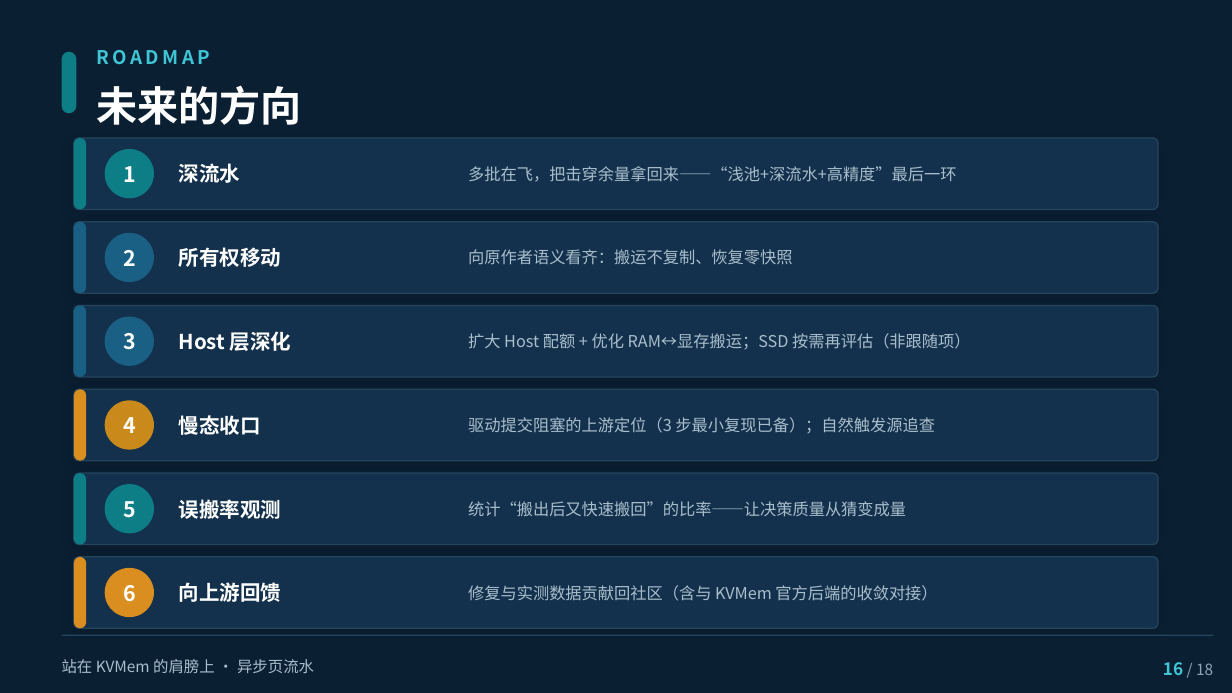
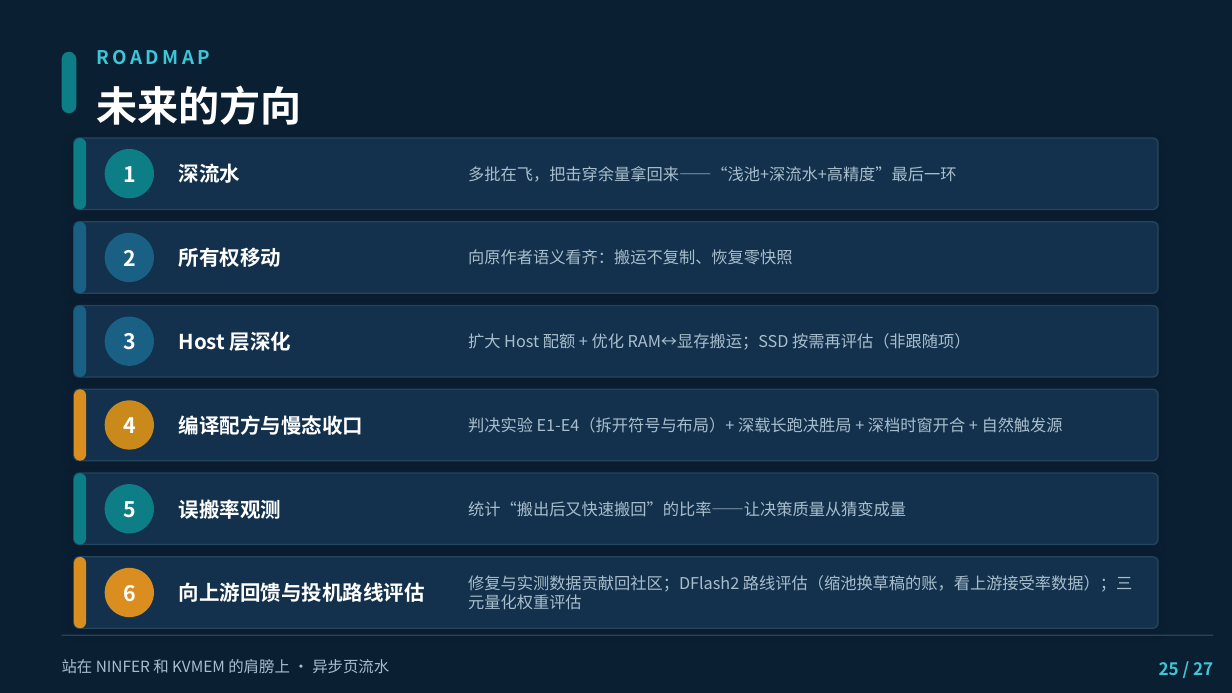
Before and after one commit to paicat1/Ninfer-KVMem-Async, a slide deck: slide 25 of docs/异步页流水-技术说明.pptx (slide 20 before the commit). Drawn at 1232x693 pixels with LibreOffice and Linux fonts; fonts in the diff are those of the drawing. Boxes give left, top, right and bottom in pixels: in the first picture for what was removed or moved away, otherwise in the second. Text is boxed around its words. In the diff, an @@ line names an element or a change of style, - is before the commit and + after.

Commit message:
docs(PPT): 微调批次⑤——①封面（站在 NINFER 和 KVMEM 肩膀上 26pt / 主标题+英文名 30pt）②新增 NINFER 引擎介绍页与沈三殊醒目页（金色 kicker）③新增算法基础页（调度大脑继承上游/步进执行器自研）+ 页放哪改物理基础 ④死亡谷拆两页（150h 嫌疑圈定 / 转机：死机-风暴-降Gen-新配方）+ 追捕改名第一阶段 ⑤诚实清单重梳（深载性能边界非谷成因/统计强度卡）⑥开源页重梳（嫌疑圈定+初步消除口径）⑦新增三层加速栈/数学基础/DEPTH 页深色统一 ⑧页码全片重编 /27

```diff
--- a/docs/异步页流水-技术说明.pptx
+++ b/docs/异步页流水-技术说明.pptx
@@ text at box(179, 415, 364, 435): text changed @@
-慢态收口
+编译配方与慢态收口
@@ text at box(468, 417, 1063, 433): text changed @@
-驱动提交阻塞的上游定位（3 步最小复现已备）；自然触发源追查
+判决实验 E1-E4（拆开符号与布局）+ 深载长跑决胜局 + 深档时窗开合 + 自然触发源
@@ text at box(179, 582, 425, 602): text changed @@
-向上游回馈
+向上游回馈与投机路线评估
@@ text at box(468, 575, 1132, 610): text changed @@
-修复与实测数据贡献回社区（含与 KVMem 官方后端的收敛对接）
+修复与实测数据贡献回社区；DFlash2 路线评估（缩池换草稿的账，看上游接受率数据）；三元量化权重评估
@@ text at box(62, 659, 389, 674): text changed @@
-站在 KVMem 的肩膀上 · 异步页流水
+站在 NINFER 和 KVMEM 的肩膀上 · 异步页流水
@@ text at box(1159, 662, 1213, 675): text changed; size 9 to 10 pt; text colour #8FA6B5 to #3FC6D6; bold on @@
-16 / 18
+25 / 27
```
Also in this commit, not shown: 17 other slides changed, 5 slides added, 1 other file.
